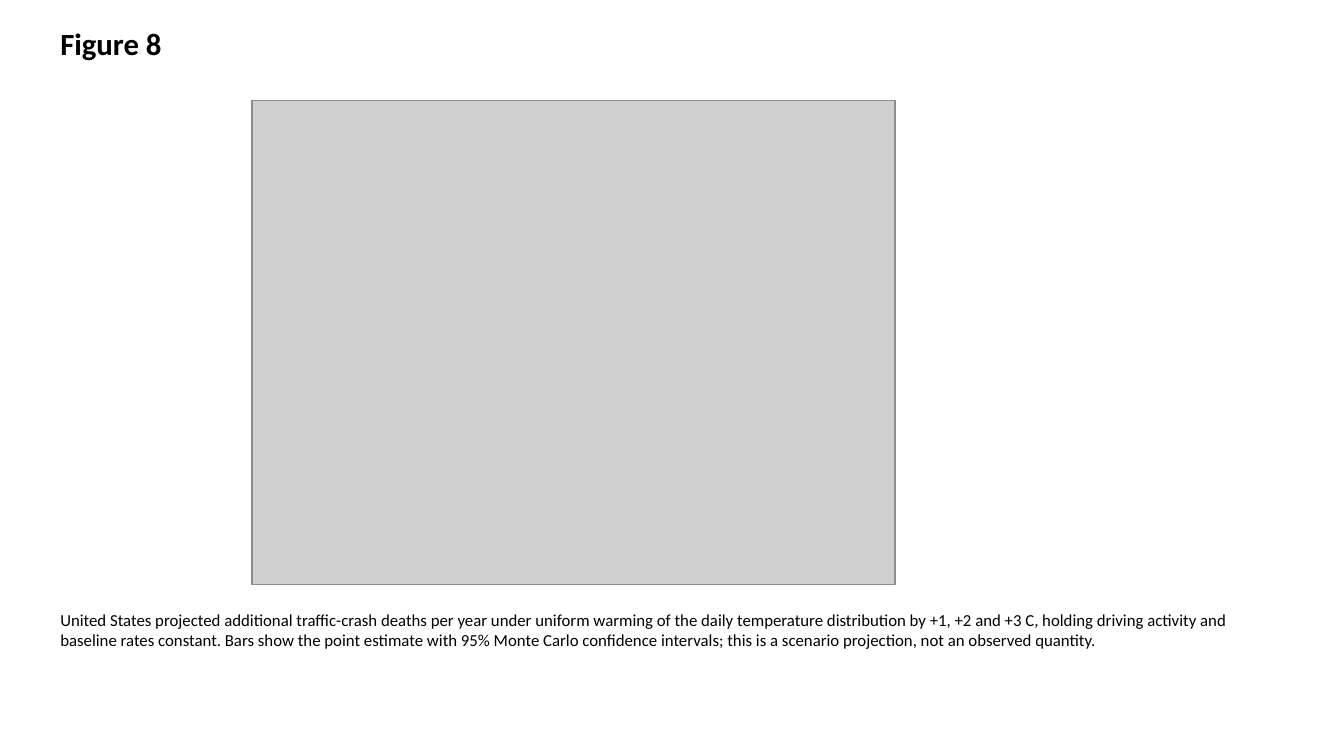
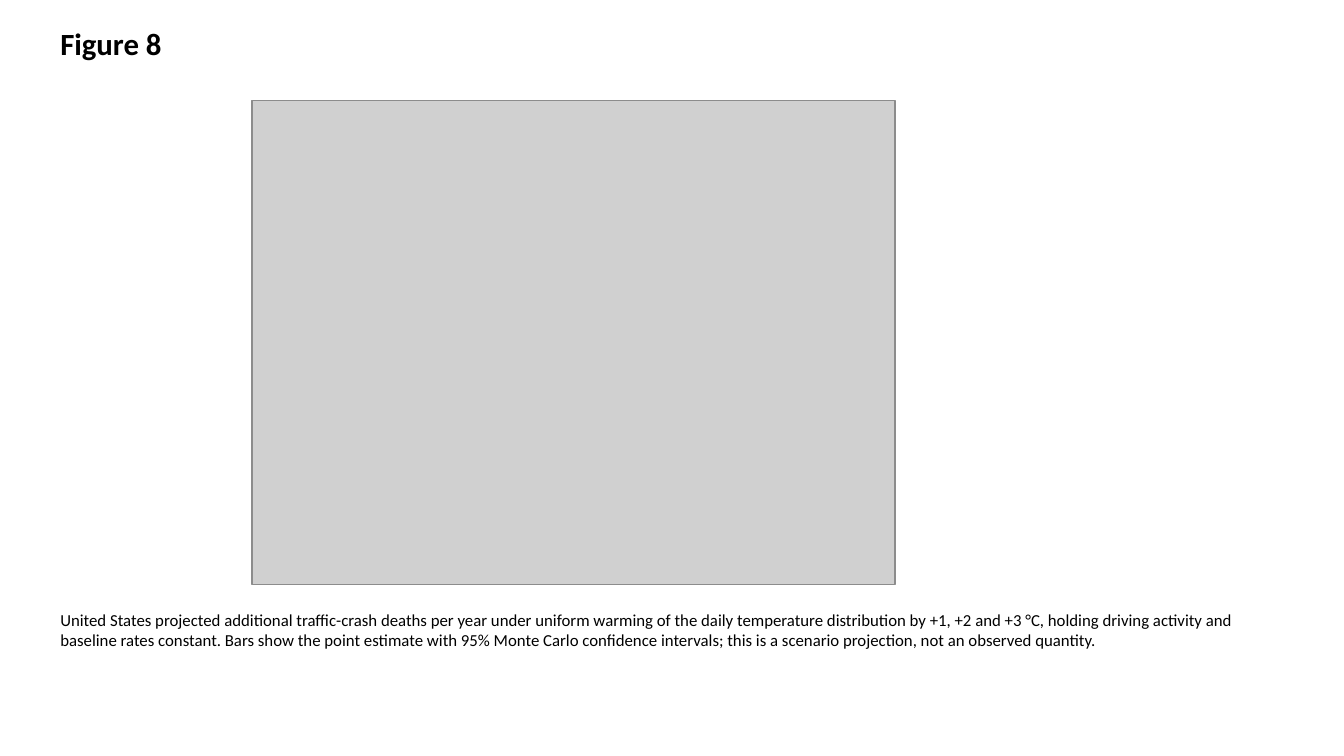
Before and after one commit to bougtoir/heat-accidents-mortality, a slide deck: slide 8 of heat_accidents_mortality/output/manuscript/figures.pptx. Drawn at 1344x756 pixels with LibreOffice and Linux fonts; fonts in the diff are those of the drawing; grey boxes stand for pictures. Boxes give left, top, right and bottom in pixels: in the first picture for what was removed or moved away, otherwise in the second. Text is boxed around its words. In the diff, an @@ line names an element or a change of style, - is before the commit and + after.

```diff
--- a/heat_accidents_mortality/output/manuscript/figures.pptx
+++ b/heat_accidents_mortality/output/manuscript/figures.pptx
@@ text at bbox=[60, 614, 1232, 649]: text changed @@
-United States projected additional traffic-crash deaths per year under uniform warming of the daily temperature distribution by +1, +2 and +3 C, holding driving activity and baseline rates constant. Bars show the point estimate with 95% Monte Carlo confidence intervals; this is a scenario projection, not an observed quantity.
+United States projected additional traffic-crash deaths per year under uniform warming of the daily temperature distribution by +1, +2 and +3 °C, holding driving activity and baseline rates constant. Bars show the point estimate with 95% Monte Carlo confidence intervals; this is a scenario projection, not an observed quantity.
```
Also in this commit, not shown: 4 other slides changed, 12 other files.
